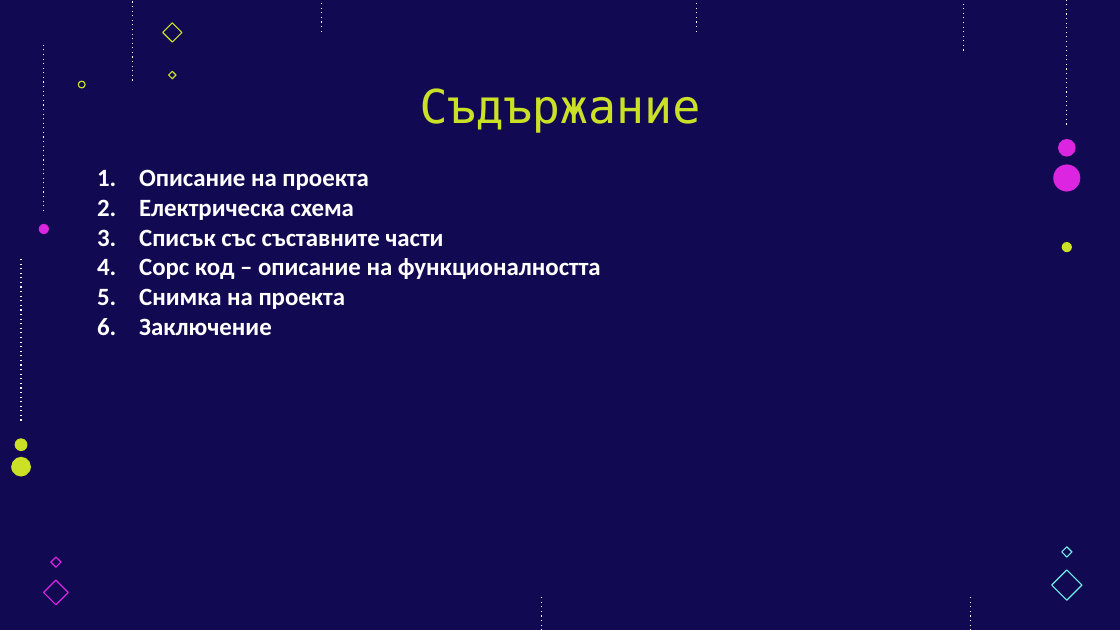
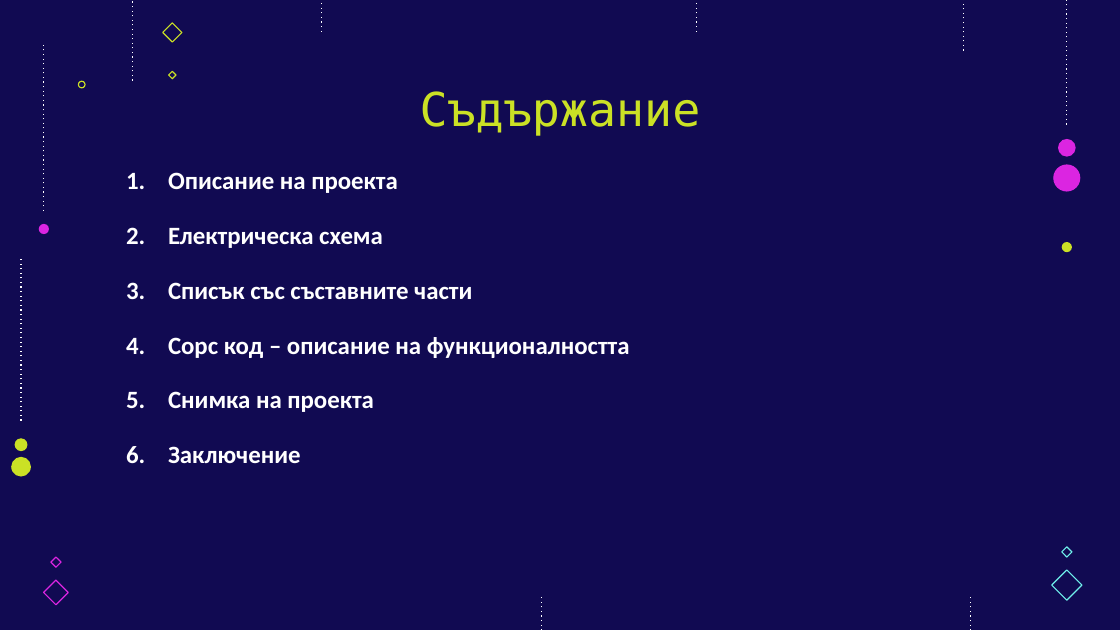
Before and after one commit to TodorGeorgiev05/Parktronic-Tinkercad, a slide deck: slide 2 of Presentation.pptx. Drawn at 1120x630 pixels with LibreOffice and Linux fonts; fonts in the diff are those of the drawing. Boxes give left, top, right and bottom in pixels: in the first picture for what was removed or moved away, otherwise in the second. Text is boxed around its words. In the diff, an @@ line names an element or a change of style, - is before the commit and + after.

```diff
--- a/Presentation.pptx
+++ b/Presentation.pptx
@@ title "Съдържание" at bbox=[420, 91, 701, 136]: more space between paragraphs @@
@@ text "Описание на проекта" at bbox=[168, 172, 630, 463]: more space between paragraphs @@
@@ text "Описание на проекта": place and size @@
-text "Описание на проекта" at bbox=[139, 169, 601, 335]
+text "Описание на проекта" at bbox=[168, 172, 630, 463]
```
Also in this commit, not shown: 5 other slides changed, 1 other file.
